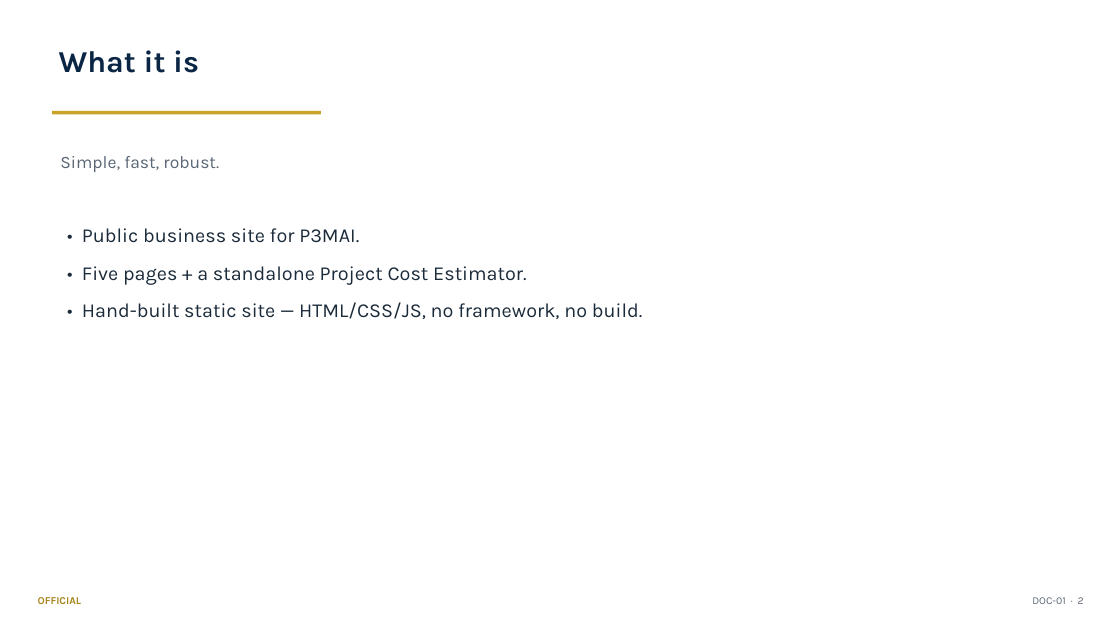
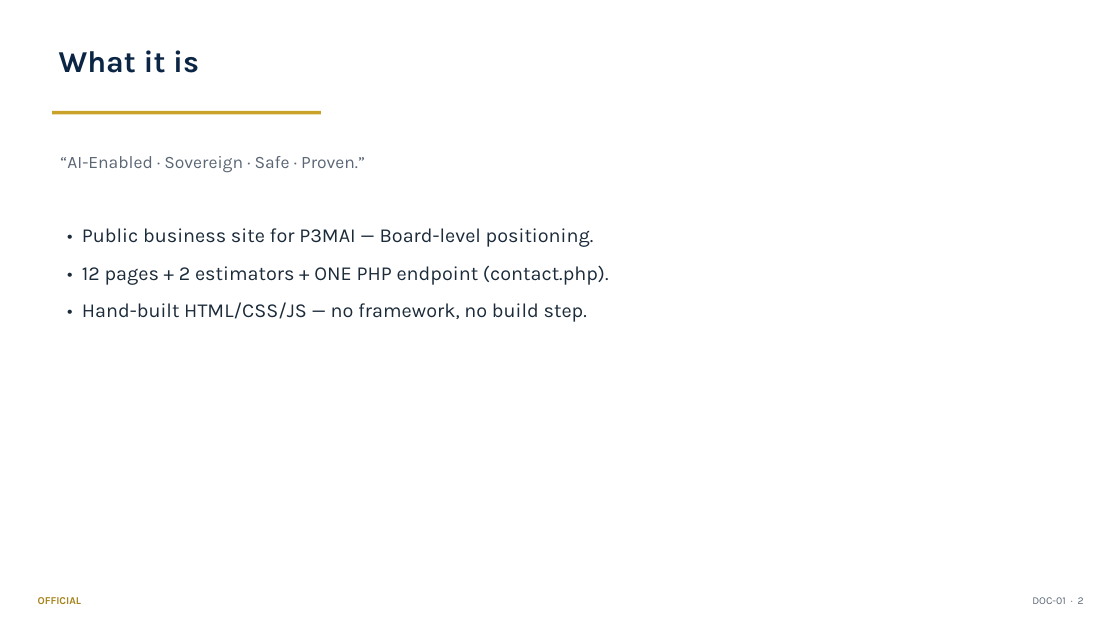
Before and after one commit to DRC63/p3mai-website, a slide deck: slide 2 of docs/01_Architecture_and_Design_Summary.pptx. Drawn at 1120x630 pixels with LibreOffice and Linux fonts; fonts in the diff are those of the drawing. Boxes give left, top, right and bottom in pixels: in the first picture for what was removed or moved away, otherwise in the second. Text is boxed around its words. In the diff, an @@ line names an element or a change of style, - is before the commit and + after.

```diff
--- a/docs/01_Architecture_and_Design_Summary.pptx
+++ b/docs/01_Architecture_and_Design_Summary.pptx
@@ text at <box>60,156,365,173</box>: text changed @@
-Simple, fast, robust.
+“AI-Enabled · Sovereign · Safe · Proven.”
@@ text at <box>82,228,609,322</box>: text changed @@
-• Public business site for P3MAI.
-• Five pages + a standalone Project Cost Estimator.
-• Hand-built static site — HTML/CSS/JS, no framework, no build.
+• Public business site for P3MAI — Board-level positioning.
+• 12 pages + 2 estimators + ONE PHP endpoint (contact.php).
+• Hand-built HTML/CSS/JS — no framework, no build step.
```
Also in this commit, not shown: 6 other slides changed, 1 slide added, 2 slides removed, 13 other files.
